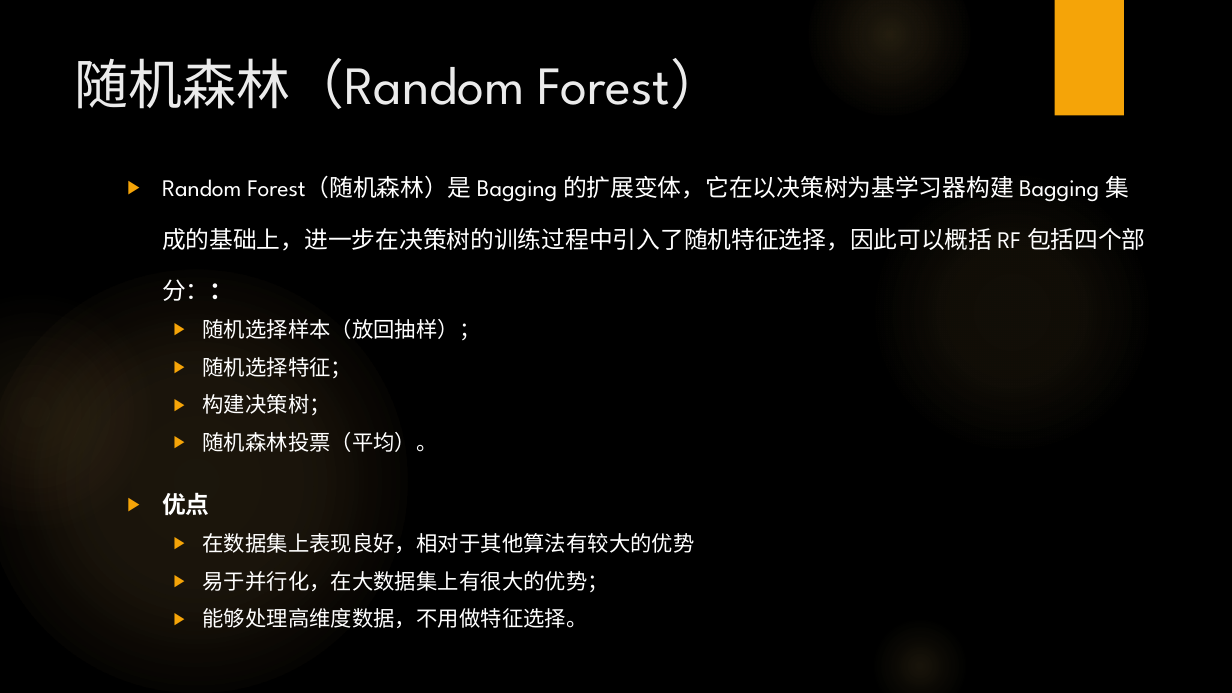
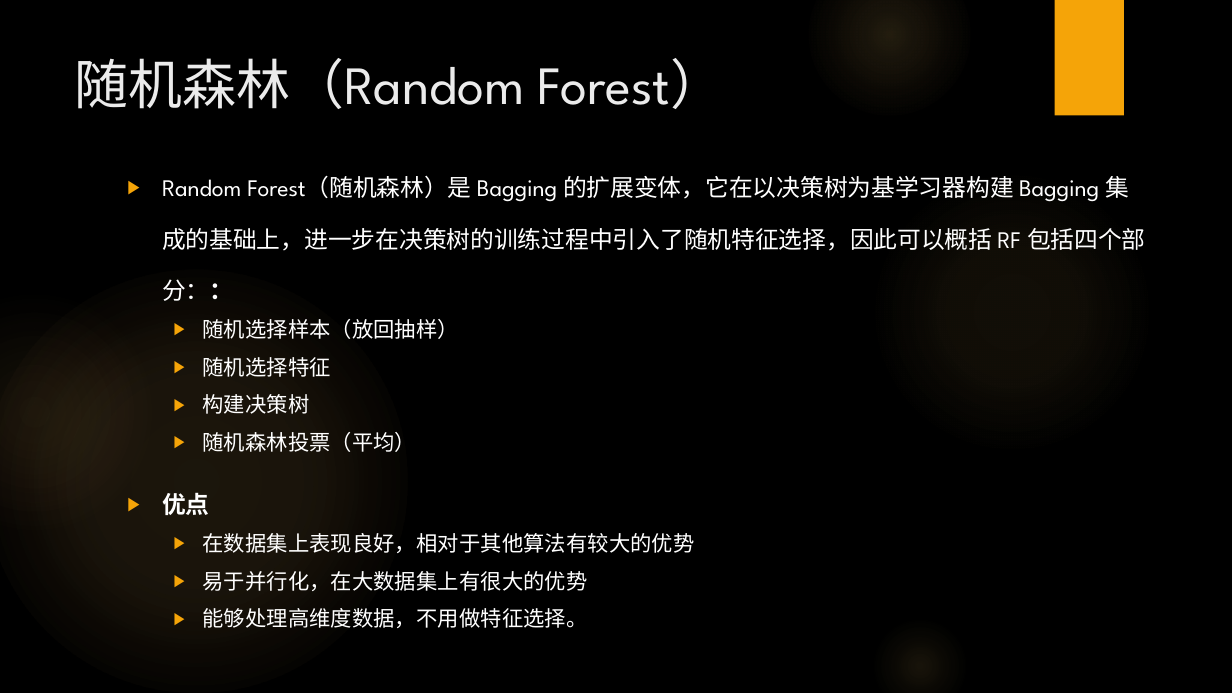
Before and after one commit to RobertWang2/DNN-MI, a slide deck: slide 15 of resources/分享PPT合集/决策树算法发展.pptx. Drawn at 1232x693 pixels with LibreOffice and Linux fonts; fonts in the diff are those of the drawing; background and template pictures are left out. Boxes give left, top, right and bottom in pixels: in the first picture for what was removed or moved away, otherwise in the second. Text is boxed around its words. In the diff, an @@ line names an element or a change of style, - is before the commit and + after.

```diff
--- a/resources/分享PPT合集/决策树算法发展.pptx
+++ b/resources/分享PPT合集/决策树算法发展.pptx
@@ text at bbox=[202, 319, 459, 452]: text changed @@
-  ▶ 随机选择样本（放回抽样）；
-  ▶ 随机选择特征；
-  ▶ 构建决策树；
-  ▶ 随机森林投票（平均）。
+  ▶ 随机选择样本（放回抽样）
+  ▶ 随机选择特征
+  ▶ 构建决策树
+  ▶ 随机森林投票（平均）
@@ text at bbox=[202, 571, 587, 591]: text changed @@
-  ▶ 易于并行化，在大数据集上有很大的优势；
+  ▶ 易于并行化，在大数据集上有很大的优势
```
Also in this commit, not shown: 5 other slides changed, 5 slides added, 1 slide removed.
